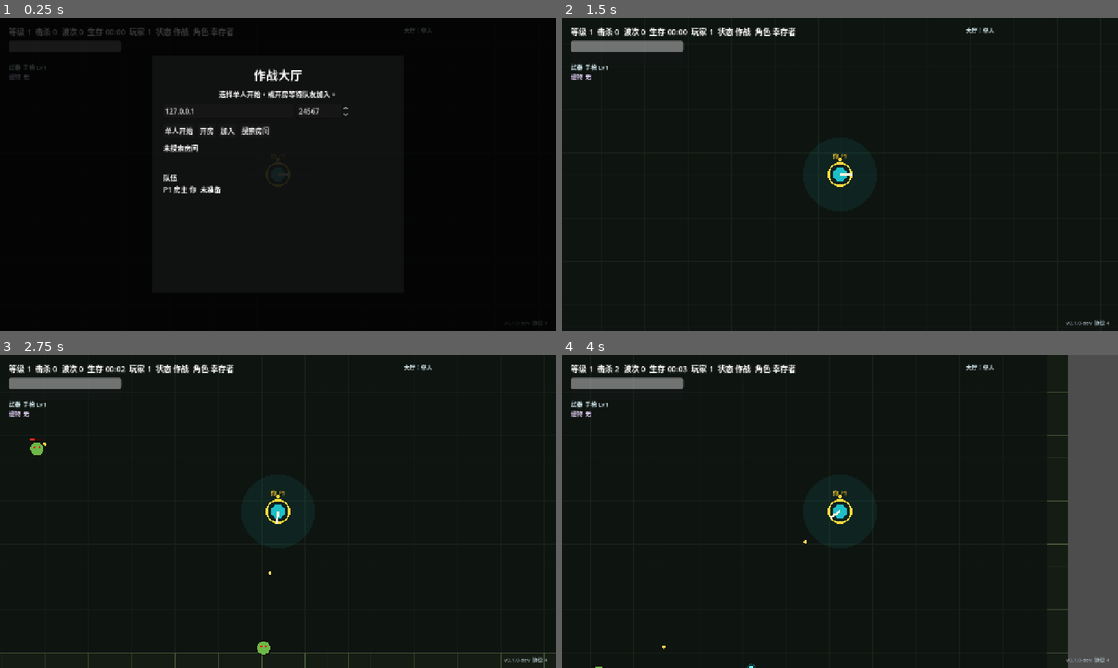
Above: before the commit, frames 1-4 (two rows, left to right).
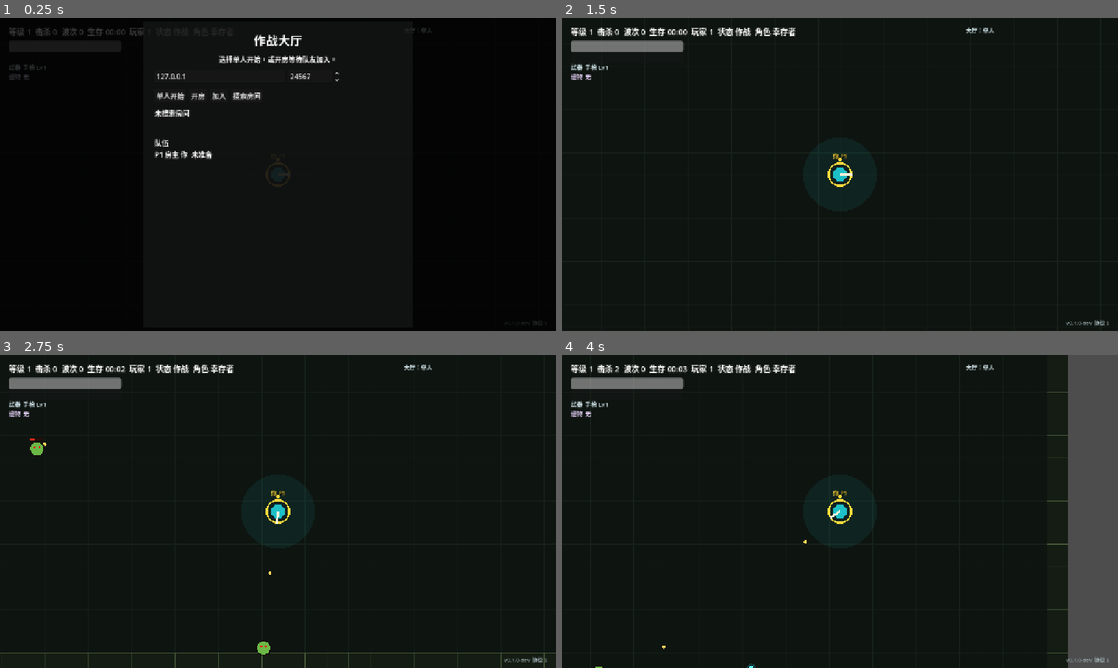
Above: after the commit, the same moments.

Repository: mac20777/rpg
Game: Godot game, scene res://scenes/game/main.tscn
The game is run twice, just before and just after one commit, with the same random seed, the same clock (stepped at 60 frames per second) and the same inputs.
Inputs (mouse positions are in pixels of both pictures, inside the frame that each line leads up to):
- Up to frame 1 (0.25 s): no input
- Up to frame 2 (1.5 s): click "单人开始" at 0.5 s; tap Enter at 1.25 s; move the mouse to (962, 158) at 1.27 s; hold D from 1.28 s (still down); tap R at 1.35 s; click (962, 158) at 1.42 s
- Up to frame 3 (2.75 s): move the mouse to (166, 527) at 2.02 s; release D at 2.03 s; hold S from 2.03 s (still down); tap Q at 2.1 s
- Up to frame 4 (4 s): move the mouse to (895, 442) at 2.77 s; release S at 2.78 s; hold D 2.78-3.53 s; tap E at 2.85 s; move the mouse to (812, 574) at 3.52 s; hold W from 3.53 s (still down); tap Z at 3.6 s; click (812, 574) at 3.67 s

The runs differ from the first frame. In frame 1, 2.4% of the frame differs, in the area x 27-63%, y 5-56%; in frame 2, less than 0.1%; in frame 3, less than 0.1%; in frame 4, less than 0.1%.

Commit message:
Raise LAN player cap to 15

Diff:
--- a/scripts/game/game.gd
+++ b/scripts/game/game.gd
@@ -63,7 +63,16 @@
 	Color(0.54, 0.72, 0.25),
 	Color(0.75, 0.48, 0.90),
 	Color(0.92, 0.32, 0.42),
-	Color(0.30, 0.58, 0.95)
+	Color(0.30, 0.58, 0.95),
+	Color(0.95, 0.78, 0.24),
+	Color(0.20, 0.88, 0.48),
+	Color(0.96, 0.42, 0.78),
+	Color(0.48, 0.86, 0.96),
+	Color(0.70, 0.52, 0.22),
+	Color(0.62, 0.78, 0.96),
+	Color(0.95, 0.62, 0.55),
+	Color(0.68, 0.88, 0.30),
+	Color(0.82, 0.64, 0.98)
 ]
 
 var rng := RandomNumberGenerator.new()
@@ -1131,7 +1140,7 @@
 	lobby_overlay.add_child(center)
 
 	var panel := PanelContainer.new()
-	panel.custom_minimum_size = Vector2(580.0, 545.0)
+	panel.custom_minimum_size = Vector2(620.0, 705.0)
 	center.add_child(panel)
 
 	var margin := MarginContainer.new()
@@ -1226,7 +1235,7 @@
 	lobby_players_label = Label.new()
 	lobby_players_label.text = ""
 	lobby_players_label.autowrap_mode = TextServer.AUTOWRAP_WORD_SMART
-	lobby_players_label.custom_minimum_size = Vector2(480.0, 150.0)
+	lobby_players_label.custom_minimum_size = Vector2(540.0, 300.0)
 	box.add_child(lobby_players_label)
 
 
@@ -1780,12 +1789,22 @@
 func _spawn_position_for_peer(peer_id: int) -> Vector2:
 	var offsets := [
 		Vector2.ZERO,
-		Vector2(44.0, 0.0),
-		Vector2(-44.0, 0.0),
-		Vector2(0.0, 44.0),
-		Vector2(0.0, -44.0)
+		Vector2(58.0, 0.0),
+		Vector2(29.0, 50.0),
+		Vector2(-29.0, 50.0),
+		Vector2(-58.0, 0.0),
+		Vector2(-29.0, -50.0),
+		Vector2(29.0, -50.0),
+		Vector2(118.0, 0.0),
+		Vector2(83.0, 83.0),
+		Vector2(0.0, 118.0),
+		Vector2(-83.0, 83.0),
+		Vector2(-118.0, 0.0),
+		Vector2(-83.0, -83.0),
+		Vector2(0.0, -118.0),
+		Vector2(83.0, -83.0)
 	]
-	var slot: int = 0 if peer_id == SERVER_PEER_ID else abs(peer_id) % (offsets.size() - 1) + 1
+	var slot := _player_visual_slot(peer_id) % offsets.size()
 	return _get_arena_rect().get_center() + offsets[slot]
 
 
@@ -1938,7 +1957,10 @@
 
 
 func _player_count_pressure_multiplier() -> float:
-	return 1.0 + maxf(float(players.size() - 1), 0.0) * 0.35
+	var extra_players := maxf(float(players.size() - 1), 0.0)
+	var early_scale := minf(extra_players, 5.0) * 0.35
+	var high_count_scale := maxf(extra_players - 5.0, 0.0) * 0.16
+	return 1.0 + early_scale + high_count_scale
 
 
 func _scaled_elapsed_for_player_count() -> float:
--- a/scripts/network/network_session.gd
+++ b/scripts/network/network_session.gd
@@ -23,9 +23,9 @@
 const DISCOVERY_BROADCAST_ADDRESS := "255.255.255.255"
 const DISCOVERY_INTERVAL := 1.0
 const DISCOVERY_ROOM_TIMEOUT := 3.5
-const MAX_PLAYERS := 4
+const MAX_PLAYERS := 15
 const SERVER_PEER_ID := 1
-const PROTOCOL_VERSION := 4
+const PROTOCOL_VERSION := 5
 const MAX_UPGRADE_CHOICE_INDEX := 8
 const MAX_MOUSE_TARGET_ABS := 100000.0
 
Not shown, changed: docs/lan_multiplayer_plan.md
